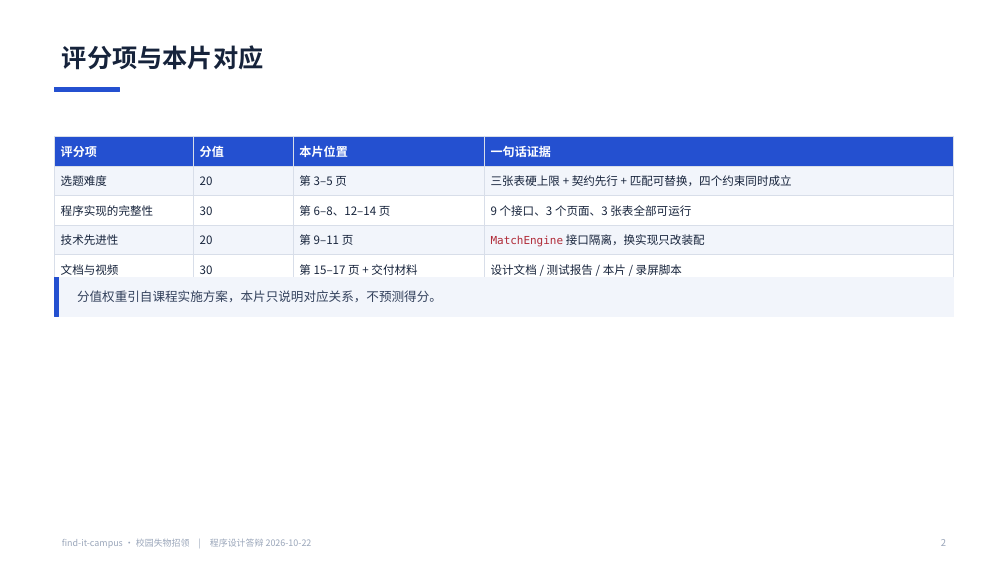
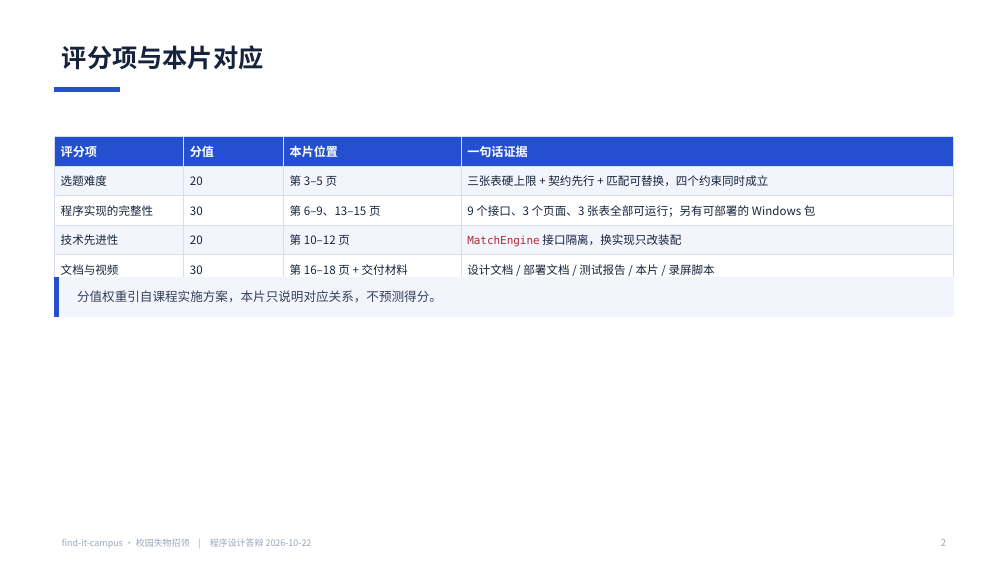
Before and after one commit to BLingKiy/find-it-campus, a slide deck: slide 2 of docs/delivery/6.2-答辩PPT.pptx. Drawn at 1008x567 pixels with LibreOffice and Linux fonts; fonts in the diff are those of the drawing. Boxes give left, top, right and bottom in pixels: in the first picture for what was removed or moved away, otherwise in the second. Text is boxed around its words. In the diff, an @@ line names an element or a change of style, - is before the commit and + after.

```diff
--- a/docs/delivery/6.2-答辩PPT.pptx
+++ b/docs/delivery/6.2-答辩PPT.pptx
@@ table at [54, 136, 954, 279] @@
-row 3, column 3: 第 6–8、12–14 页
+row 3, column 3: 第 6–9、13–15 页
-row 3, column 4: 9 个接口、3 个页面、3 张表全部可运行
+row 3, column 4: 9 个接口、3 个页面、3 张表全部可运行；另有可部署的 Windows 包
-row 4, column 3: 第 9–11 页
+row 4, column 3: 第 10–12 页
-row 5, column 3: 第 15–17 页 + 交付材料
+row 5, column 3: 第 16–18 页 + 交付材料
-row 5, column 4: 设计文档 / 测试报告 / 本片 / 录屏脚本
+row 5, column 4: 设计文档 / 部署文档 / 测试报告 / 本片 / 录屏脚本
```
Also in this commit, not shown: 12 other slides changed, 1 slide added, 10 other files.
